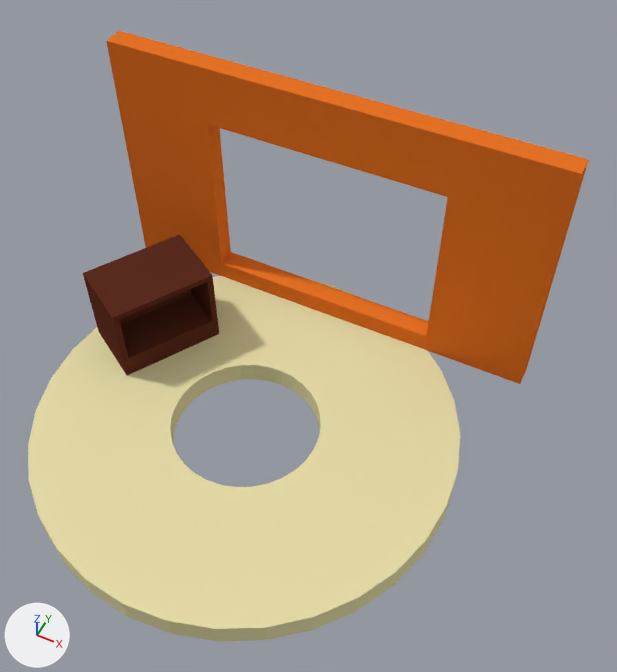
Before and after pictures for a commit that changed the Blender file Assets/3D Models/Working Area.blend.
Camera for both pictures: a 50 mm camera at (3.84, -5.78, 9.49) aimed at (0.74, 0.43, 1.73). Arrows for +X, +Y and +Z are at lower left; the lights stay in place.

In view in the first picture: 'Oven', 'Window', 'Work Counter'.
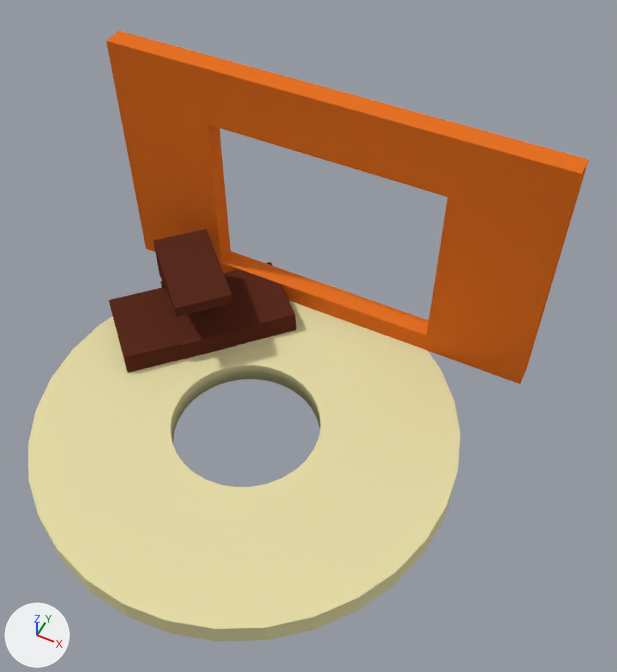
The edits, one by one:
me_cube_002 is used by ob_oven; location (-1.83, 1.06, 0.51); rotation (0.0, 0.0, -0.54), in degrees (0, 0, -31); scale (0.5, 0.5, 0.5).
me_cube_002 had 16 vertices, 14 faces and spanned x -1.0..1.0, y -1.99..1.0, z -1.0..1.46.
me_cube_002 now has 120 vertices, 110 faces and spans x -2.52..2.65, y -2.0..1.0, z -1.0..1.46.
me_cube_002 part 1: 10 vertices removed from x -1.0..1.0, y -1.99..1.0, z -0.3..1.46; 114 vertices added at x -2.52..2.65, y -2.0..1.0, z -1.0..1.46.
me_cylinder is used by ob_work_counter; location (0.0, 0.0, 0.0); scale (2.31, 2.31, -0.0298).
me_cylinder had 128 vertices, 128 faces and spanned x -1.26..1.26, y -1.26..1.26, z -1.26..10.64.
me_cylinder now has 160 vertices, 160 faces and spans x -1.26..1.26, y -1.26..1.26, z -1.26..10.64.
Part 2, on me_cylinder:
32 faces are deleted.
32 new vertices lie (0.0, 0.0, 0.31) away from vertices in x -0.44..0.44, y -0.44..0.44, z -0.75.
64 new faces join them, smooth.
Object 'Oven' (ob_oven) moves from (-1.83, 1.06, 0.51) to (-1.33, 1.23, 0.48).
Object 'Oven' (ob_oven) turns from (0, 0, -31) to (0, 0, -134) degrees about x, y and z.
Object 'Oven' (ob_oven) is rescaled from (0.5, 0.5, 0.5) to (0.491, 0.438, 0.5).

Location of each change, (x1, y1, x2, y2) in pixels of the pictures (617 x 672 px):
'Oven', reshaped, moved, turned, rescaled
    before: (83, 234, 219, 375)
    after: (109, 229, 296, 373)
part 2 of me_cylinder, built on
    both: (170, 365, 321, 443)
